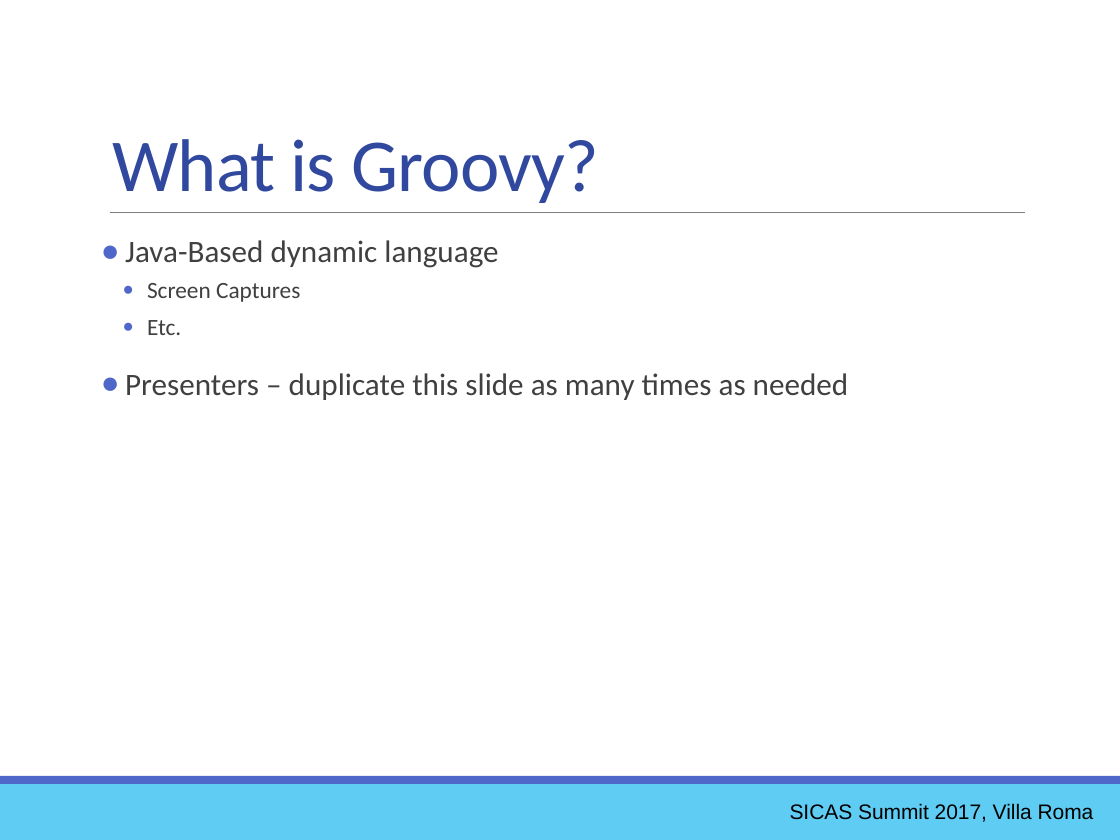
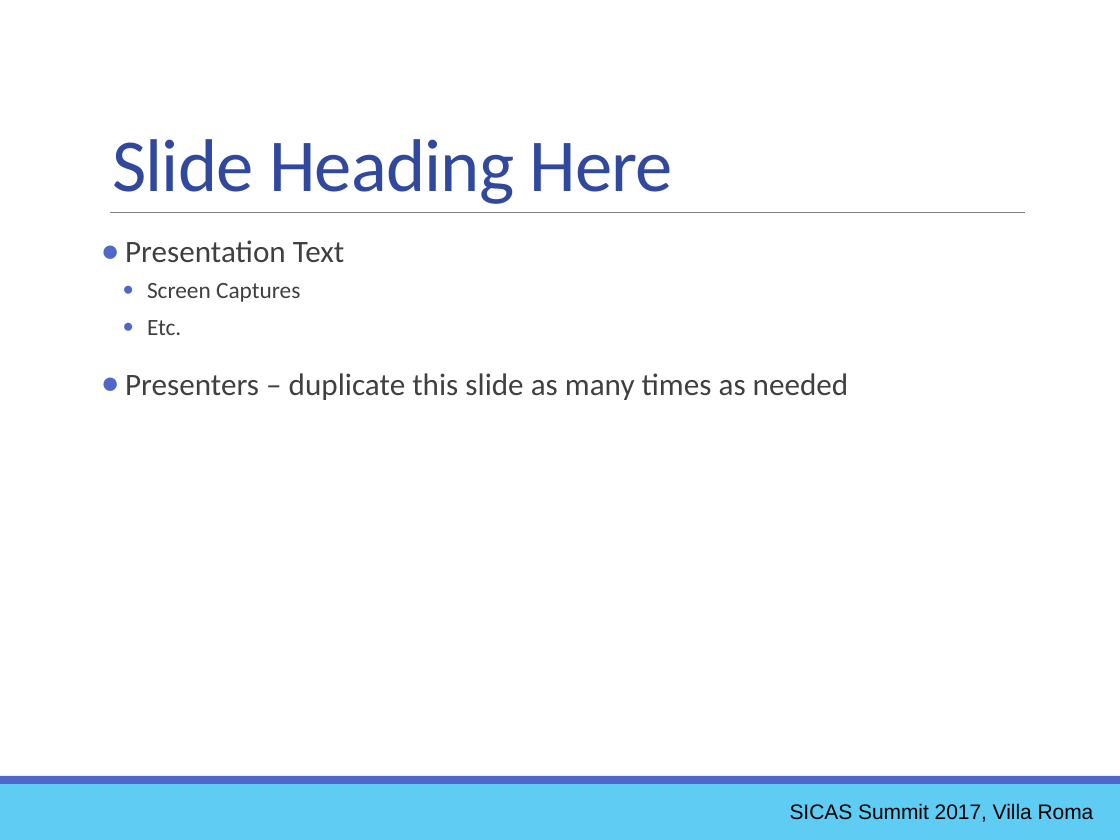
Before and after one commit to ewcole/simple_report, a slide deck: slide 10 of docs/SICAS_2017/Drop-InReportingWithGroovy.pptx (slide 6 before the commit). Drawn at 1120x840 pixels with LibreOffice and Linux fonts; fonts in the diff are those of the drawing. Boxes give left, top, right and bottom in pixels: in the first picture for what was removed or moved away, otherwise in the second. Text is boxed around its words. In the diff, an @@ line names an element or a change of style, - is before the commit and + after.

```diff
--- a/docs/SICAS_2017/Drop-InReportingWithGroovy.pptx
+++ b/docs/SICAS_2017/Drop-InReportingWithGroovy.pptx
@@ title at (x1=112, y1=139, x2=673, y2=204): text changed @@
-What is Groovy?
+Slide Heading Here
@@ text at (x1=125, y1=240, x2=344, y2=262): text changed @@
-● Java-Based dynamic language
+● Presentation Text
```
Also in this commit, not shown: 38 slides added, 2 other files.
